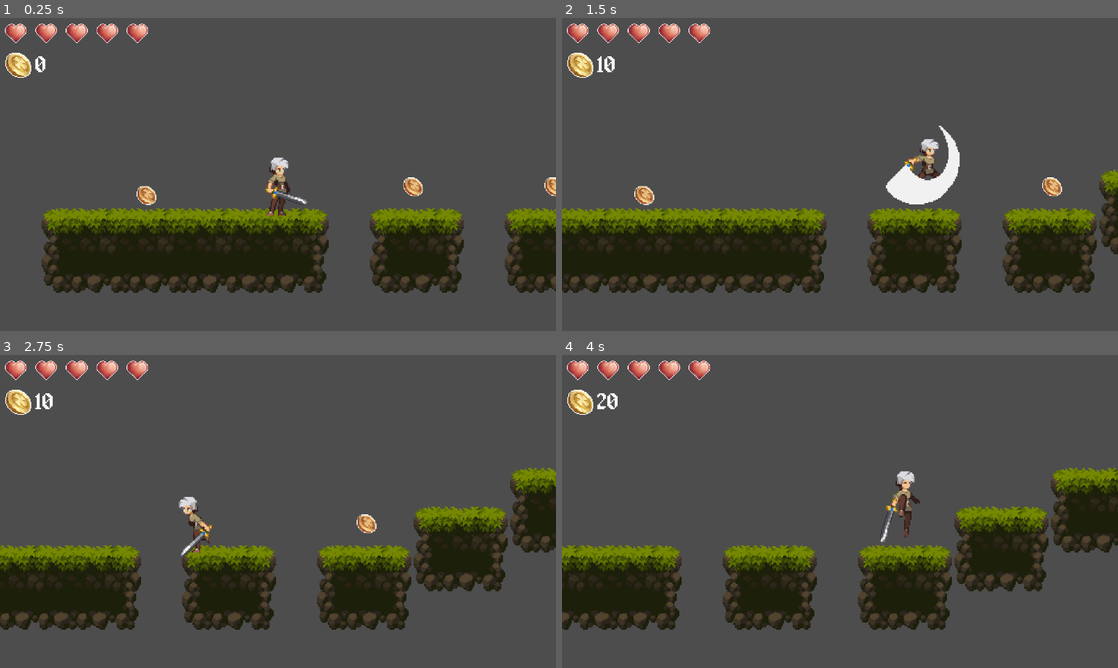
Above: before the commit, frames 1-4 (two rows, left to right).
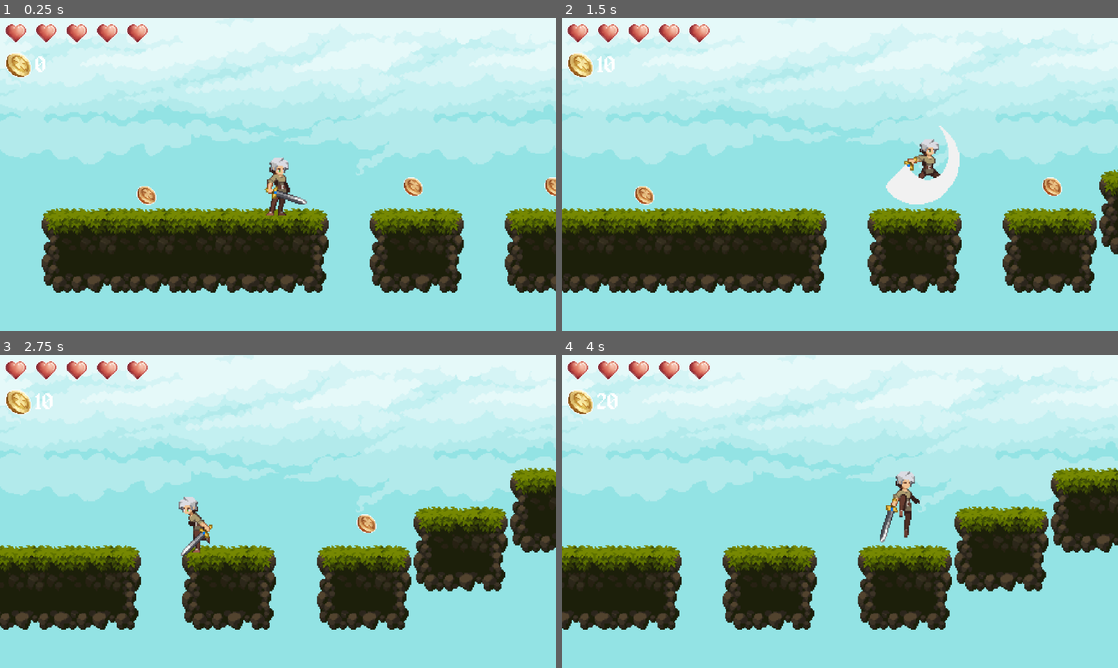
Above: after the commit, the same moments.

Repository: jpsalim21/GodotINOVA
Game: Godot game, scene res://Cenas/Cena.tscn
The game is run twice, just before and just after one commit, with the same random seed, the same clock (stepped at 60 frames per second) and the same inputs. The engine's default icon, where the game draws it, is replaced by a stand-in: a white triangle on a blue panel in a dark square.
Inputs:
- Up to frame 1 (0.25 s): no input
- Up to frame 2 (1.5 s): hold Right (ui_right) from 0.53 s (still down); tap J (Atacar) at 0.6, 1.35 s; tap Space (ui_select) at 0.77 s
- Up to frame 3 (2.75 s): tap Space (ui_select) at 1.52 s; release Right (ui_right) at 2.03 s; hold Left (ui_left) from 2.03 s (still down); tap J (Atacar) at 2.1 s
- Up to frame 4 (4 s): release Left (ui_left) at 2.78 s; hold Right (ui_right) from 2.78 s (still down); tap J (Atacar) at 2.85, 3.6 s; tap Space (ui_select) at 3.02, 3.77 s

The runs differ from the first frame. In frame 1, 79% of the frame differs, in the area x 0-100%, y 0-100%; in frame 2, 76%; in frame 3, 78%; in frame 4, 78%.

Commit message:
Adiciona background e corrige alguns bugs pequenos

Diff:
--- a/Cenas/Cena.tscn
+++ b/Cenas/Cena.tscn
@@ -1,7 +1,8 @@
-[gd_scene load_steps=11 format=3 uid="uid://bgrprgbwgcknc"]
+[gd_scene load_steps=12 format=3 uid="uid://bgrprgbwgcknc"]
 
 [ext_resource type="PackedScene" uid="uid://ca4a01y4ppqp4" path="res://Prefabs/UI.tscn" id="1_n0mgs"]
 [ext_resource type="Texture2D" uid="uid://b76gxup34m5yy" path="res://Sprites/Tiles.png" id="1_xj1ym"]
+[ext_resource type="Texture2D" uid="uid://dy8gglsx36i5s" path="res://Sprites/Background.png" id="5_r3u66"]
 [ext_resource type="PackedScene" uid="uid://dcoru4ru24o04" path="res://Prefabs/player.tscn" id="6_mlxbd"]
 [ext_resource type="PackedScene" uid="uid://dwuga80ho5npi" path="res://Prefabs/inimigo.tscn" id="7_e5y33"]
 [ext_resource type="Script" path="res://Scripts/Moeda.gd" id="13_j25s3"]
@@ -1435,46 +1436,68 @@
 
 [node name="Node2D" type="Node2D"]
 
+[node name="CanvasLayer2" type="CanvasLayer" parent="."]
+layer = -1
+
+[node name="TextureRect" type="TextureRect" parent="CanvasLayer2"]
+anchors_preset = 15
+anchor_right = 1.0
+anchor_bottom = 1.0
+grow_horizontal = 2
+grow_vertical = 2
+texture = ExtResource("5_r3u66")
+
+[node name="Coletaveis" type="Node" parent="."]
+
+[node name="Moeda" type="Area2D" parent="Coletaveis"]
+position = Vector2(-72, 15)
+script = ExtResource("13_j25s3")
+
+[node name="Sprite2D" type="Sprite2D" parent="Coletaveis/Moeda"]
+scale = Vector2(0.625, 0.625)
+texture = ExtResource("13_xr8jq")
+
+[node name="CollisionShape2D" type="CollisionShape2D" parent="Coletaveis/Moeda"]
+shape = SubResource("RectangleShape2D_iy0hb")
+
+[node name="Moeda2" type="Area2D" parent="Coletaveis"]
+position = Vector2(266, 8)
+script = ExtResource("13_j25s3")
+
+[node name="Sprite2D" type="Sprite2D" parent="Coletaveis/Moeda2"]
+scale = Vector2(0.625, 0.625)
+texture = ExtResource("13_xr8jq")
+
+[node name="CollisionShape2D" type="CollisionShape2D" parent="Coletaveis/Moeda2"]
+shape = SubResource("RectangleShape2D_iy0hb")
+
+[node name="Moeda3" type="Area2D" parent="Coletaveis"]
+position = Vector2(149, 8)
+script = ExtResource("13_j25s3")
+
+[node name="Sprite2D" type="Sprite2D" parent="Coletaveis/Moeda3"]
+scale = Vector2(0.625, 0.625)
+texture = ExtResource("13_xr8jq")
+
+[node name="CollisionShape2D" type="CollisionShape2D" parent="Coletaveis/Moeda3"]
+shape = SubResource("RectangleShape2D_iy0hb")
+
+[node name="Inimigos" type="Node" parent="."]
+
+[node name="Inimigo" parent="Inimigos" instance=ExtResource("7_e5y33")]
+position = Vector2(-320, -3)
+
+[node name="Inimigo2" parent="Inimigos" instance=ExtResource("7_e5y33")]
+position = Vector2(491, -61)
+
+[node name="Inimigo3" parent="Inimigos" instance=ExtResource("7_e5y33")]
+position = Vector2(938, -56)
+
+[node name="CanvasLayer" parent="." instance=ExtResource("1_n0mgs")]
+
 [node name="GameController" type="Node2D" parent="."]
 unique_name_in_owner = true
 script = ExtResource("15_n36ye")
-
-[node name="Coletaveis" type="Node" parent="."]
-
-[node name="Moeda" type="Area2D" parent="Coletaveis"]
-position = Vector2(-72, 15)
-script = ExtResource("13_j25s3")
-
-[node name="Sprite2D" type="Sprite2D" parent="Coletaveis/Moeda"]
-scale = Vector2(0.625, 0.625)
-texture = ExtResource("13_xr8jq")
-
-[node name="CollisionShape2D" type="CollisionShape2D" parent="Coletaveis/Moeda"]
-shape = SubResource("RectangleShape2D_iy0hb")
-
-[node name="Moeda2" type="Area2D" parent="Coletaveis"]
-position = Vector2(266, 8)
-script = ExtResource("13_j25s3")
-
-[node name="Sprite2D" type="Sprite2D" parent="Coletaveis/Moeda2"]
-scale = Vector2(0.625, 0.625)
-texture = ExtResource("13_xr8jq")
-
-[node name="CollisionShape2D" type="CollisionShape2D" parent="Coletaveis/Moeda2"]
-shape = SubResource("RectangleShape2D_iy0hb")
-
-[node name="Moeda3" type="Area2D" parent="Coletaveis"]
-position = Vector2(149, 8)
-script = ExtResource("13_j25s3")
-
-[node name="Sprite2D" type="Sprite2D" parent="Coletaveis/Moeda3"]
-scale = Vector2(0.625, 0.625)
-texture = ExtResource("13_xr8jq")
-
-[node name="CollisionShape2D" type="CollisionShape2D" parent="Coletaveis/Moeda3"]
-shape = SubResource("RectangleShape2D_iy0hb")
-
-[node name="CanvasLayer" parent="." instance=ExtResource("1_n0mgs")]
 
 [node name="TileMap" type="TileMap" parent="."]
 tile_set = SubResource("TileSet_br85n")
@@ -1497,18 +1520,8 @@
 drag_horizontal_enabled = true
 drag_vertical_enabled = true
 drag_top_margin = 0.3
-drag_bottom_margin = 0.3
 editor_draw_limits = true
 editor_draw_drag_margin = true
-
-[node name="Inimigo" parent="." instance=ExtResource("7_e5y33")]
-position = Vector2(-320, -3)
-
-[node name="Inimigo2" parent="." instance=ExtResource("7_e5y33")]
-position = Vector2(491, -61)
-
-[node name="Inimigo3" parent="." instance=ExtResource("7_e5y33")]
-position = Vector2(938, -56)
 
 [connection signal="area_entered" from="Coletaveis/Moeda" to="Coletaveis/Moeda" method="_on_area_entered"]
 [connection signal="body_entered" from="Coletaveis/Moeda" to="Coletaveis/Moeda" method="_on_body_entered"]
--- a/Prefabs/inimigo.tscn
+++ b/Prefabs/inimigo.tscn
@@ -65,4 +65,5 @@
 shape = SubResource("RectangleShape2D_u0dys")
 
 [connection signal="timeout" from="HitTimer" to="." method="_on_hit_timer_timeout"]
+[connection signal="timeout" from="Sprite2D/Timer" to="Sprite2D" method="_on_timer_timeout"]
 [connection signal="area_entered" from="Hurtbox" to="Hurtbox" method="_on_area_entered"]
--- a/Scripts/FlashSprite.gd
+++ b/Scripts/FlashSprite.gd
@@ -17,5 +17,6 @@
 	time.start()
 
 func _on_timer_timeout():
+	print("Retornou para cor principal")
 	self_modulate = defaultColor
 	pass # Replace with function body.
Binary file added: Sprites/Background.png
Not shown, added: Sprites/Background.png.import
